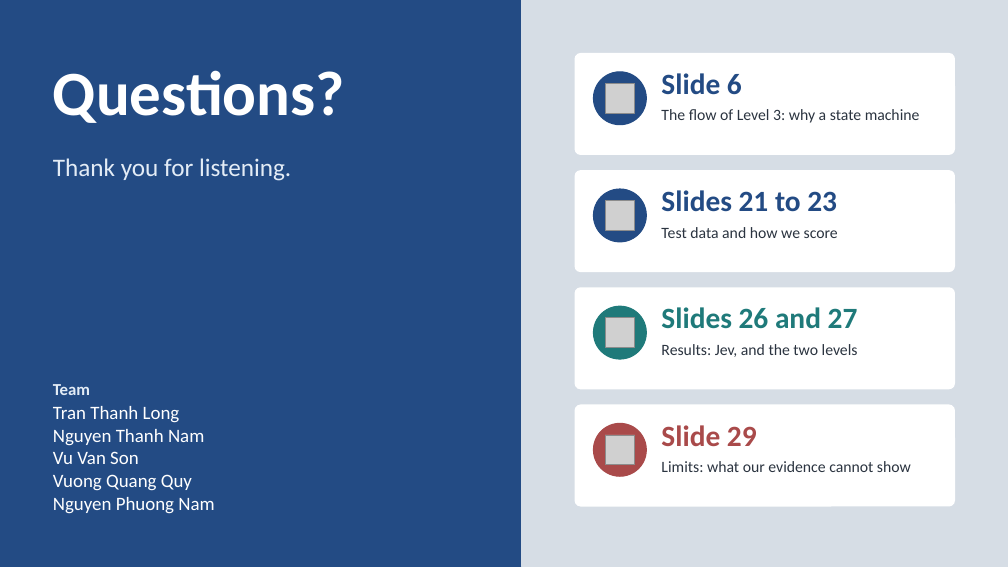
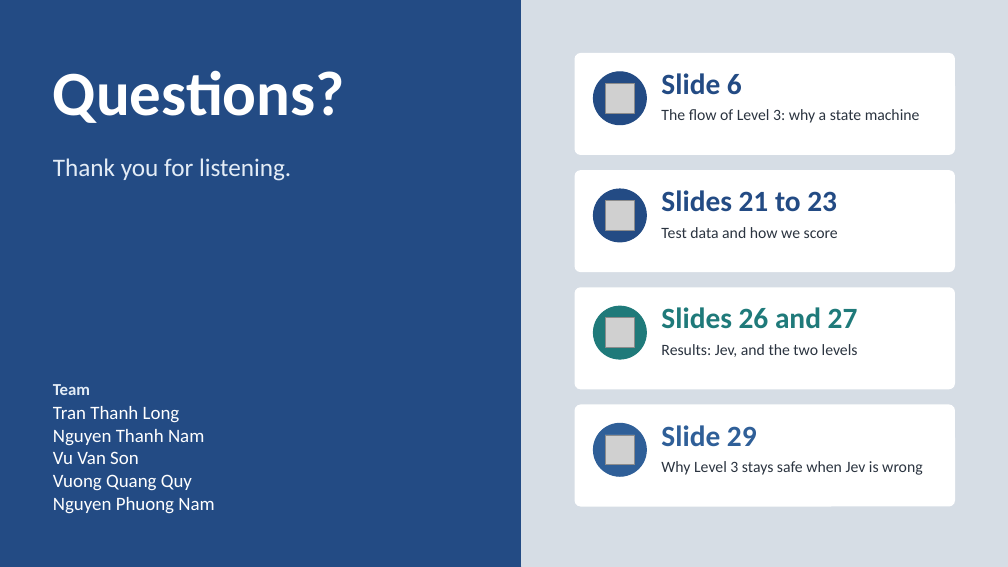
Before and after one commit to neilonthesky/english-presentation, a slide deck: slide 31 of slides/deck.pptx. Drawn at 1008x567 pixels with LibreOffice and Linux fonts; fonts in the diff are those of the drawing; grey boxes stand for pictures. Boxes give left, top, right and bottom in pixels: in the first picture for what was removed or moved away, otherwise in the second. Text is boxed around its words. In the diff, an @@ line names an element or a change of style, - is before the commit and + after.

```diff
--- a/slides/deck.pptx
+++ b/slides/deck.pptx
@@ text "Slide 29" at box(661, 425, 757, 447): text colour #A94A4A to #2F5F98 @@
@@ ellipse at box(594, 423, 647, 476): fill #A94A4A to #2F5F98; outline #A94A4A 1 pt to #2F5F98 1 pt @@
@@ text at box(661, 461, 922, 475): text changed @@
-Limits: what our evidence cannot show
+Why Level 3 stays safe when Jev is wrong
```
Also in this commit, not shown: 9 other slides changed, 1 slide added, 1 slide removed, 34 other files.
